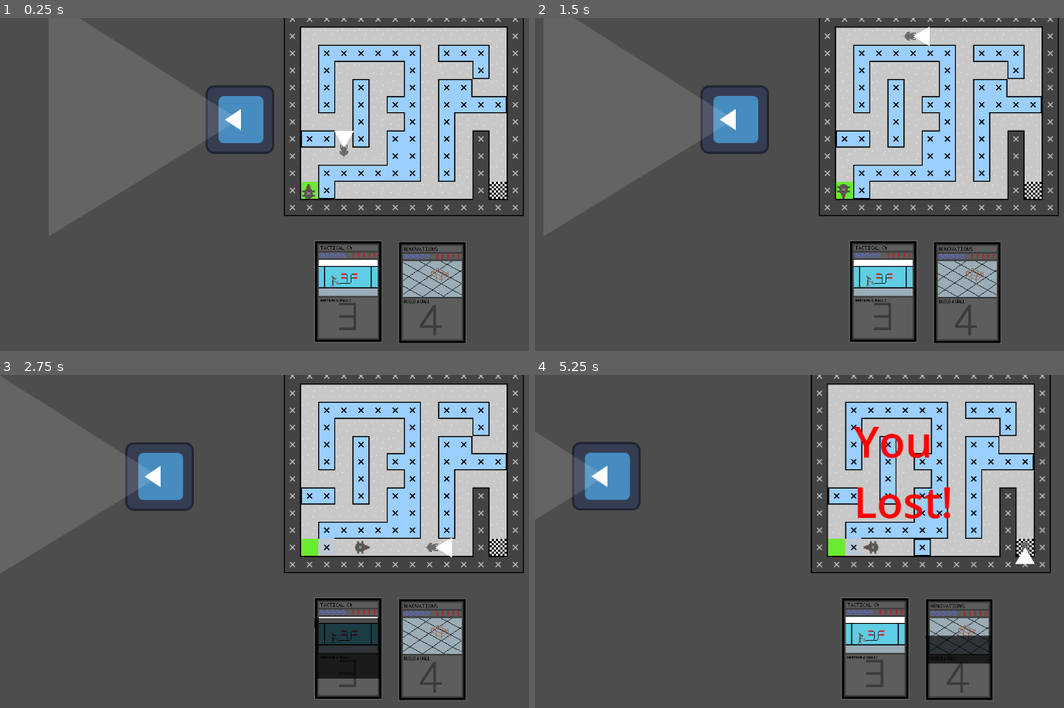
Above: before the commit, frames 1-4 (two rows, left to right).
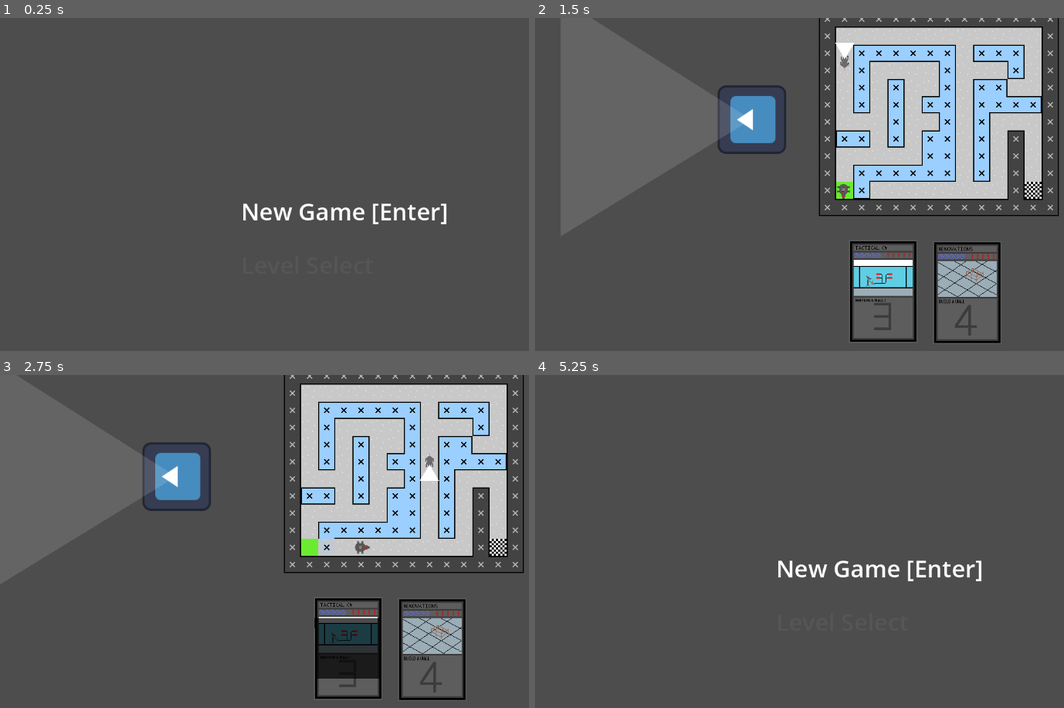
Above: after the commit, the same moments.

Repository: johannagroven/dontratmeout
Game: Godot game, scene res://MainMenu.tscn
Two runs of this game, one before a commit and one after it. Both use one fixed random seed, a clock stepped at 60 frames per second and the inputs below. Before the commit the project starts from res://main.tscn. The engine's default icon, where the game draws it, is replaced by a stand-in: a white triangle on a blue panel in a dark square.
Inputs:
- Up to frame 1 (0.25 s): no input
- Up to frame 2 (1.5 s): tap Enter at 0.5, 0.6, 1.35 s; hold Right (ui_right) 0.53-1.28 s; hold Down (ui_down) from 1.28 s (still down)
- Up to frame 3 (2.75 s): release Down (ui_down) at 2.03 s; hold Right (ui_right) from 2.03 s (still down); tap 3 at 2.1 s; tap Enter at 2.3 s
- Up to frame 4 (5.25 s): release Right (ui_right) at 2.78 s; hold Up (ui_up) 2.78-3.53 s; tap 4 at 2.85 s; tap Enter at 3.05, 3.6, 4.35 s; hold Left (ui_left) 3.53-5.03 s; hold Down (ui_down) from 5.03 s (still down); tap 3 at 5.1 s

The runs differ from the first frame. In frame 1, 27% of the frame differs, in the area x 38-99%, y 0-98%; in frame 2, 1.8%; in frame 3, 1.8%; in frame 4, 27%, in the area x 7-98%, y 0-98%.

Commit message:
Added Main Menu

Diff:
--- /dev/null
+++ b/MainMenu.tscn
@@ -0,0 +1,30 @@
+[gd_scene format=3 uid="uid://cnk363p8ja37x"]
+
+[ext_resource type="Script" uid="uid://b42gl0rcrkjkf" path="res://main_menu.gd" id="1_i26rj"]
+
+[node name="Control" type="Control" unique_id=827862977]
+layout_mode = 3
+anchors_preset = 15
+anchor_right = 1.0
+anchor_bottom = 1.0
+grow_horizontal = 2
+grow_vertical = 2
+script = ExtResource("1_i26rj")
+
+[node name="NewGame" type="Label" parent="." unique_id=208510010]
+layout_mode = 0
+offset_left = 450.0
+offset_top = 330.0
+offset_right = 950.0
+offset_bottom = 404.0
+theme_override_font_sizes/font_size = 44
+text = "New Game"
+
+[node name="LevelSelect" type="Label" parent="." unique_id=896782096]
+layout_mode = 0
+offset_left = 450.0
+offset_top = 430.0
+offset_right = 950.0
+offset_bottom = 504.0
+theme_override_font_sizes/font_size = 44
+text = "Level Select"
--- a/character.gd
+++ b/character.gd
@@ -43,6 +43,9 @@
 
 #Saves last inputed direction
 var _last_input_direction: Vector2 = Vector2.ZERO
+
+#Timer for Game Over
+var timer: float = 50
 
 ## Node to interpolate between physics ticks.
 ## Sprites, cameras, effects, etc., should be children of this node.
@@ -114,6 +117,12 @@
 func _physics_process(_p_delta: float) -> void:
 	if not tile_map:
 		return
+
+	if state != STATES.PLAYING:
+		if timer <= 0.0:
+			get_tree().change_scene_to_file("res://MainMenu.tscn")
+		else:
+			timer -= 1.0
 
 	if _move_remaining_ticks == 0:
 		# Get the input direction and handle the movement/deceleration.
--- /dev/null
+++ b/main_menu.gd
@@ -0,0 +1,55 @@
+extends Control
+
+#Normal Color
+var NORMAL_COLOR = Color("ffffff")
+var GREYED_OUT = Color("565656")
+
+##State Machine (Actually lookup dict)
+var STATES = {
+	0:"NEW_GAME",
+	1:"LEVEL_SELECT"
+}
+
+var cur_state: int = 0
+
+func updateState(pos: bool):
+	if pos:
+		cur_state=(cur_state+1)%STATES.size()
+	else:
+		cur_state=(cur_state-1)%STATES.size()
+	match cur_state:
+		0:
+			get_node("./NewGame").text = "New Game [Enter]"
+			get_node("./NewGame").modulate = NORMAL_COLOR
+			get_node("./LevelSelect").text = "Level Select"
+			get_node("./LevelSelect").modulate = GREYED_OUT
+		1:
+			get_node("./NewGame").text = "New Game"
+			get_node("./NewGame").modulate = GREYED_OUT
+			get_node("./LevelSelect").text = "Level Select [Enter]"
+			get_node("./LevelSelect").modulate = NORMAL_COLOR
+
+# Called when the node enters the scene tree for the first time.
+func _ready() -> void:
+	get_node("./NewGame").text = "New Game [Enter]"
+	get_node("./NewGame").modulate = NORMAL_COLOR
+	get_node("./LevelSelect").text = "Level Select"
+	get_node("./LevelSelect").modulate = GREYED_OUT
+
+
+# Called every frame. 'delta' is the elapsed time since the previous frame.
+func _process(delta: float) -> void:
+	pass
+
+func _input(event):
+	if event is InputEventKey and event.pressed:
+		if event.keycode == KEY_DOWN:
+			updateState(true)
+		if event.keycode == KEY_UP:
+			updateState(false)
+		if event.keycode == KEY_ENTER:
+			if STATES[cur_state] == "NEW_GAME":
+				get_tree().change_scene_to_file("res://main.tscn")
+			if STATES[cur_state] == "LEVEL_SELECT":
+				#TODO: CHANGE ONCE IMPLEMENTED
+				pass
--- a/project.godot
+++ b/project.godot
@@ -15,6 +15,6 @@
 [application]
 
 config/name="grid_movement"
-run/main_scene="res://main.tscn"
+run/main_scene="uid://cnk363p8ja37x"
 config/features=PackedStringArray("4.6", "Forward Plus")
 config/icon="res://icon.svg"
Not shown, added: main_menu.gd.uid
Not shown: 1 places in scientist.tscn that only renumber resources
